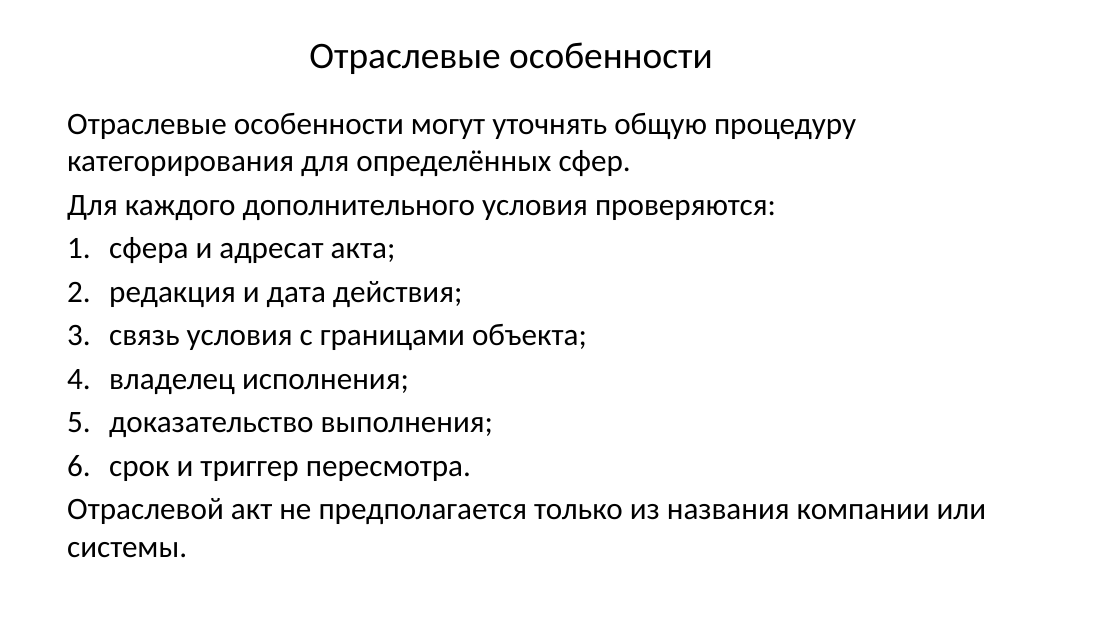
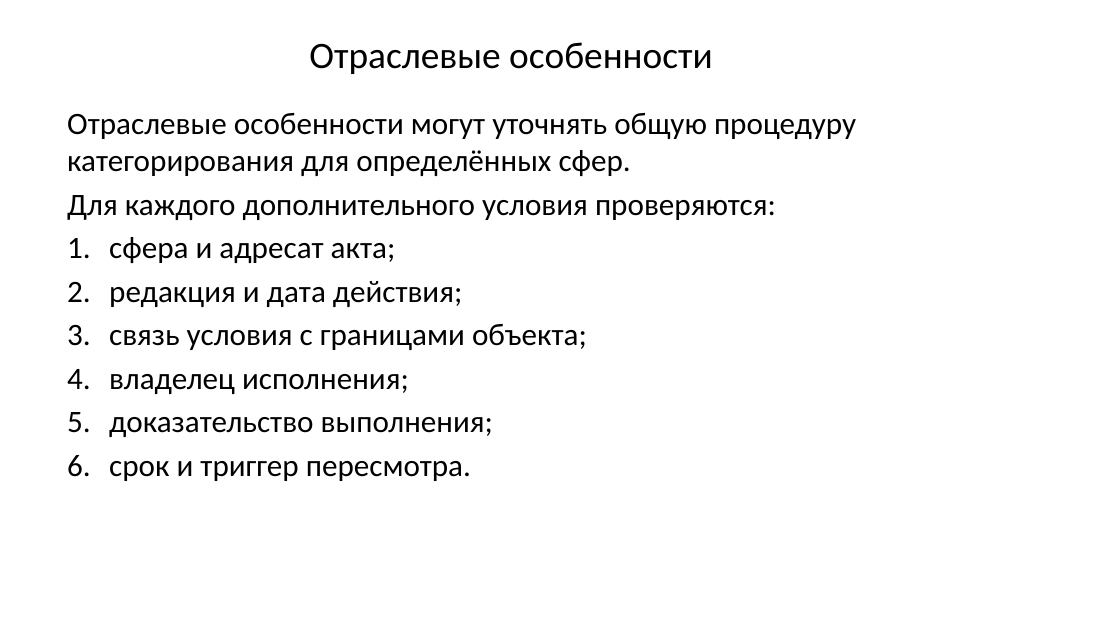
Before and after one commit to arasskazov/IFTIS-KII-2026, a slide deck: slide 4 of Lec_4/Lec_4_Модуль 4_1_Слайд-конспект.pptx. Drawn at 1120x630 pixels with LibreOffice and Linux fonts; fonts in the diff are those of the drawing; background and template pictures are left out. Boxes give left, top, right and bottom in pixels: in the first picture for what was removed or moved away, otherwise in the second. Text is boxed around its words. In the diff, an @@ line names an element or a change of style, - is before the commit and + after.

```diff
--- a/Lec_4/Lec_4_Модуль 4_1_Слайд-конспект.pptx
+++ b/Lec_4/Lec_4_Модуль 4_1_Слайд-конспект.pptx
@@ text at (x1=67, y1=498, x2=987, y2=558): paragraph removed @@
-Отраслевой акт не предполагается только из названия компании или системы.
```
Also in this commit, not shown: 8 other slides changed, 1 slide added, 2 slides removed.
